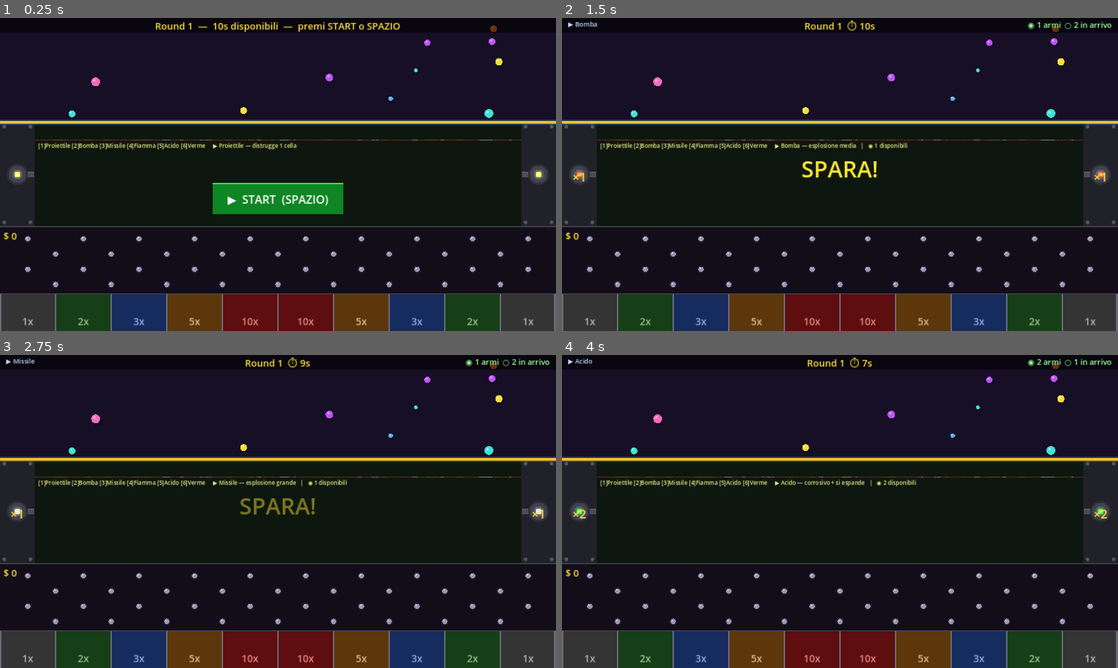
Above: before the commit, frames 1-4 (two rows, left to right).
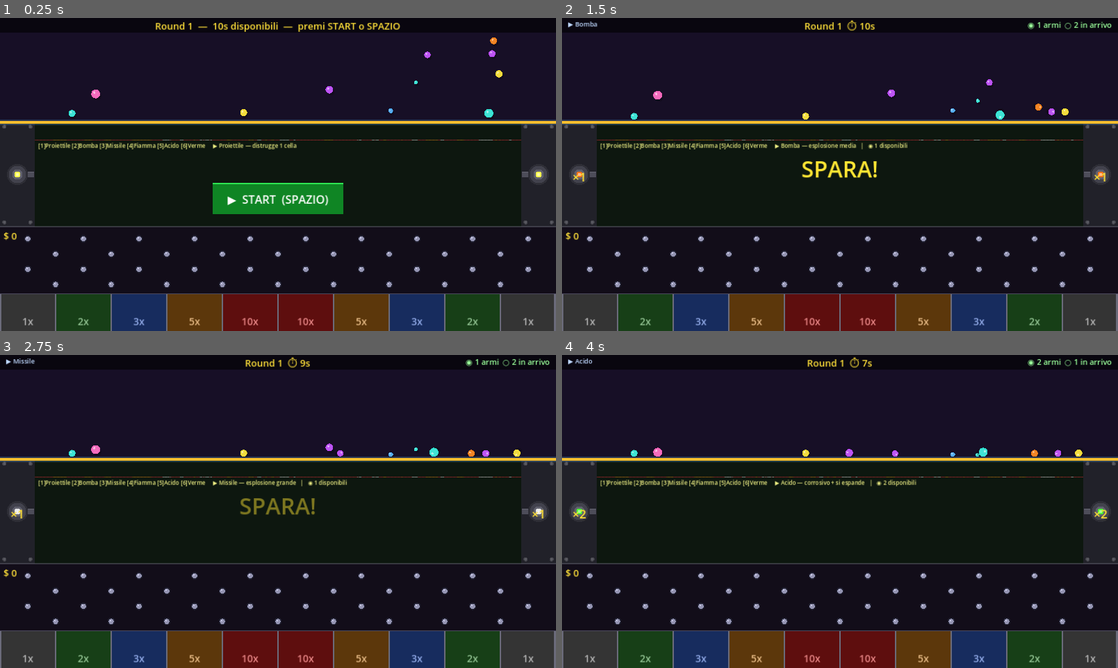
Above: after the commit, the same moments.

Repository: tanapox/TravelCalculator
Game: Godot game, scene res://scenes/Main.tscn
Two runs of this game, one before a commit and one after it. Both use one fixed random seed, a clock stepped at 60 frames per second and the inputs below.
Inputs (mouse positions are in pixels of both pictures, inside the frame that each line leads up to):
- Up to frame 1 (0.25 s): no input
- Up to frame 2 (1.5 s): tap Enter at 0.5 s; move the mouse to (962, 158) at 0.52 s; tap 1 at 0.6 s; click (962, 158) at 0.67 s; tap Space at 0.77 s; move the mouse to (728, 190) at 1.27 s; tap 2 at 1.35 s; click (728, 190) at 1.42 s
- Up to frame 3 (2.75 s): tap Space at 1.52 s; move the mouse to (333, 442) at 2.02 s; tap 3 at 2.1 s; click (333, 442) at 2.17 s
- Up to frame 4 (4 s): move the mouse to (812, 574) at 2.77 s; tap 4 at 2.85 s; click (812, 574) at 2.92 s; tap Space at 3.02, 3.77 s; move the mouse to (1006, 558) at 3.52 s; tap 5 at 3.6 s; click (1006, 558) at 3.67 s

The runs differ from the first frame. In frame 1, 0.3% of the frame differs, in the area x 12-91%, y 2-32%; in frame 2, 0.4%; in frame 3, 0.4%; in frame 4, 0.5%, in the area x 12-94%, y 2-33%.

Commit message:
Balls move before gate; random kick only after gate opens
- Removed gravity_scale=0: balls move freely from spawn
- _falling flag set by start_falling() when gate opens
- Random horizontal kick (±18px/s) only applied when _falling=true
- Bounce decay per contact still active throughout

Co-Authored-By: Claude Sonnet 4.6 <noreply@anthropic.com>
Claude-Session: https://claude.ai/code/session_01QzGJouKABdY15psrR5EvZo

Diff:
--- a/scripts/Ball.gd
+++ b/scripts/Ball.gd
@@ -5,6 +5,7 @@
 var ball_color:  Color = Color.RED
 var money_value: int   = 10
 var collected:   bool  = false
+var _falling:    bool  = false
 
 const BOUNCE_START: float = 1.0
 const BOUNCE_END:   float = 0.10
@@ -16,7 +17,6 @@
 	money_value = m_val
 
 	can_sleep             = false
-	gravity_scale         = 0.0   # immobile fino a start_falling()
 	contact_monitor       = true
 	max_contacts_reported = 4
 	linear_damp           = 0.25
@@ -35,7 +35,7 @@
 	queue_redraw()
 
 func start_falling() -> void:
-	gravity_scale = 1.0
+	_falling = true
 
 func _integrate_forces(state: PhysicsDirectBodyState2D) -> void:
 	if collected:
@@ -43,7 +43,8 @@
 	if state.get_contact_count() > 0:
 		var b := physics_material_override.bounce
 		physics_material_override.bounce = maxf(BOUNCE_END, b - BOUNCE_STEP)
-		state.linear_velocity.x += randf_range(-90.0, 90.0)
+		if _falling:
+			state.linear_velocity.x += randf_range(-18.0, 18.0)
 
 func _draw() -> void:
 	draw_circle(Vector2(3.0, 5.0), radius * 0.95, Color(0.0, 0.0, 0.0, 0.22))
